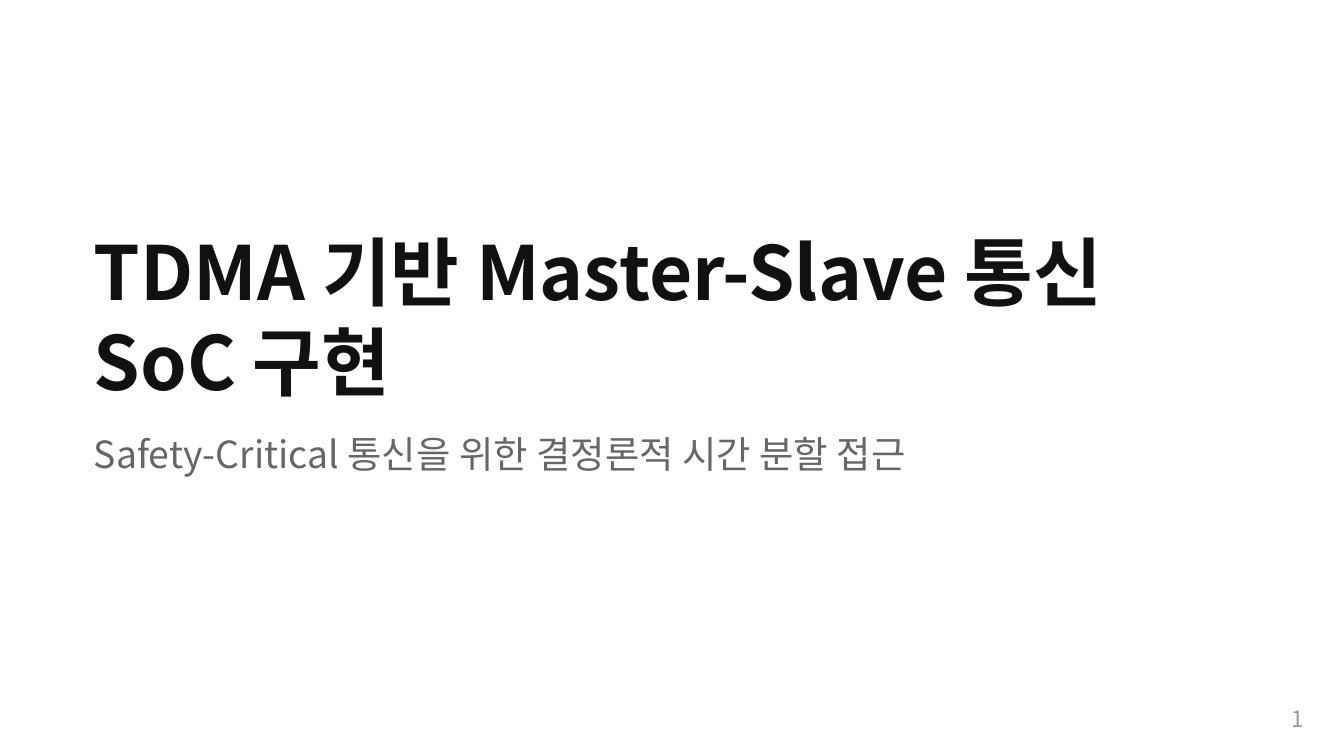
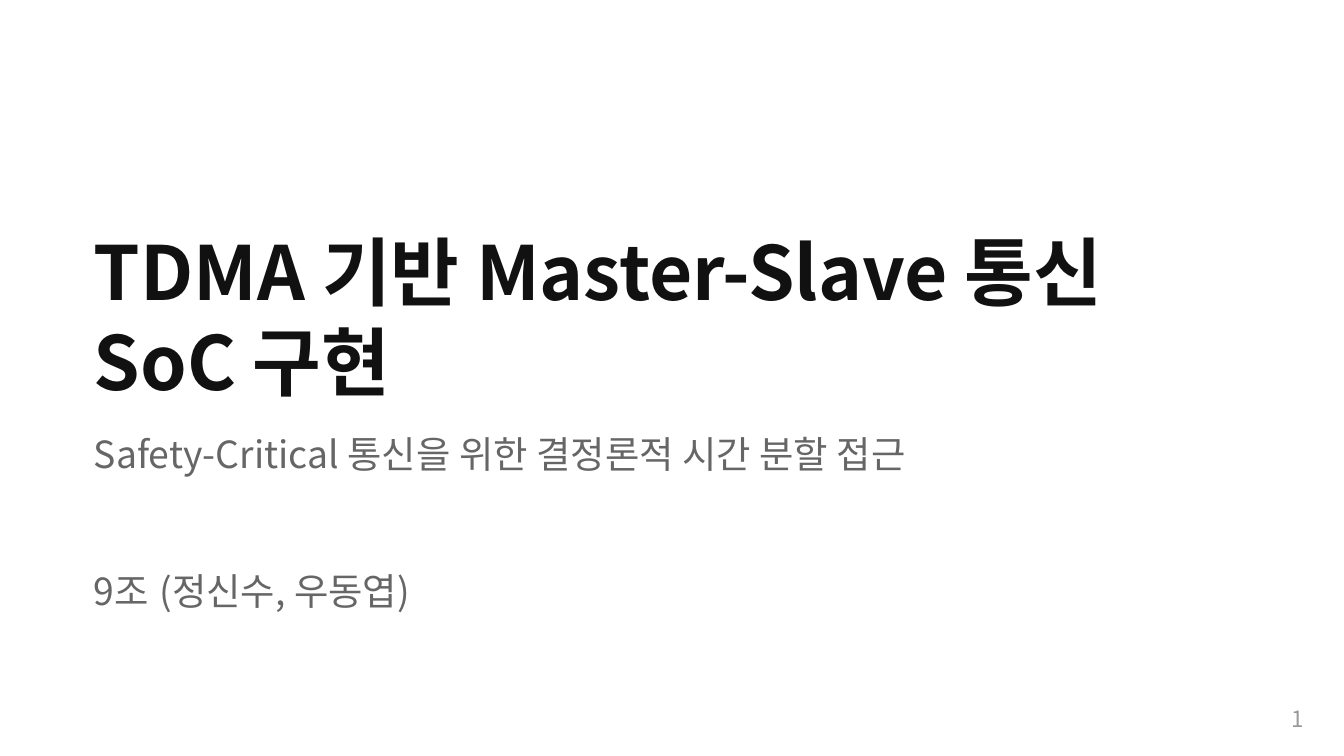
Before and after one commit to Woodong02/SoC_Design_and_Programming, a slide deck: slide 1 of section1_intro.pptx. Drawn at 1344x756 pixels with LibreOffice and Linux fonts; fonts in the diff are those of the drawing. Boxes give left, top, right and bottom in pixels: in the first picture for what was removed or moved away, otherwise in the second. Text is boxed around its words. In the diff, an @@ line names an element or a change of style, - is before the commit and + after.

```diff
--- a/section1_intro.pptx
+++ b/section1_intro.pptx
@@ text added at <box>94,574,410,612</box>, 20 pt, text #666666 @@
+9조 (정신수, 우동엽)
```
Also in this commit, not shown: 1 other slide changed.
